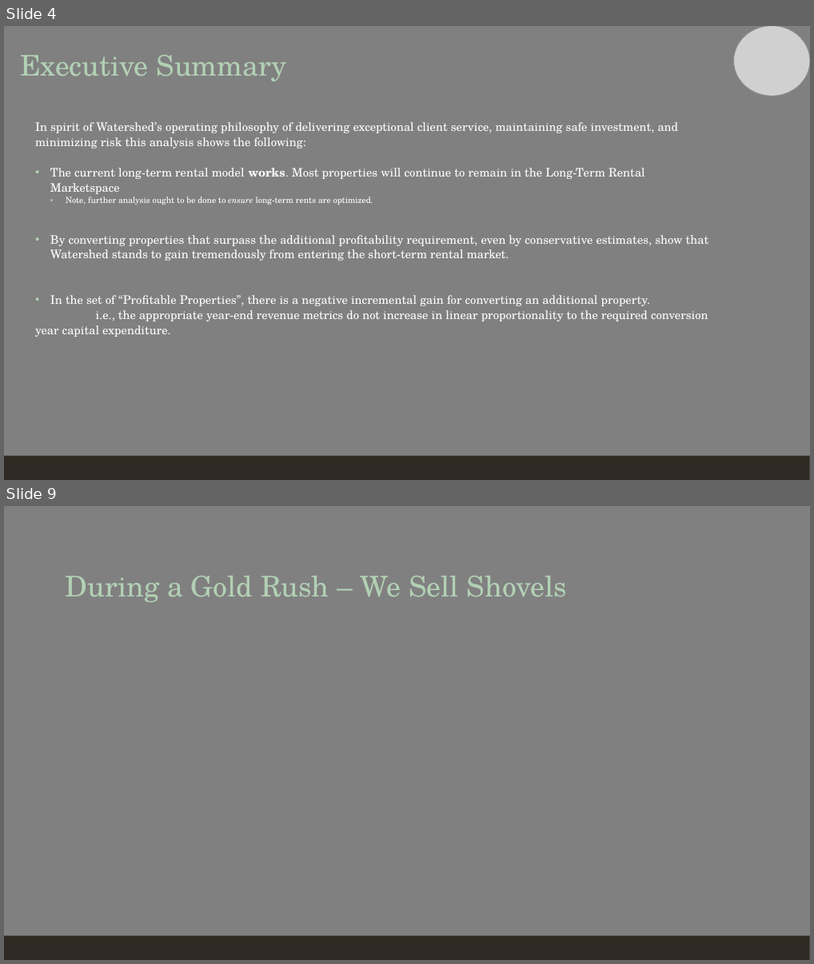
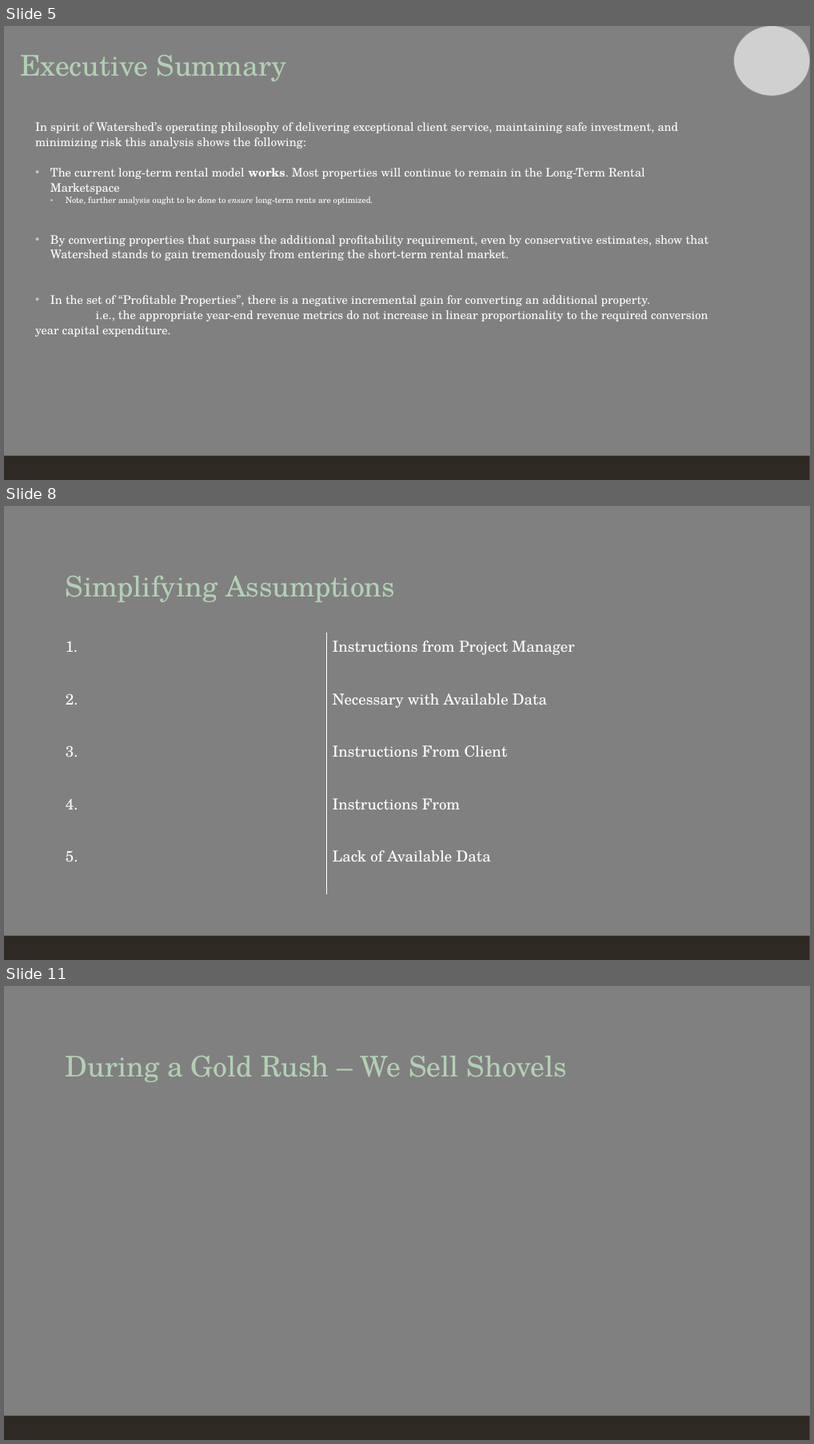
Before and after one commit to ShivaPrab/Capstone, a slide deck: Analysis and Reccomendation Presentation.pptx. Shown one above the other, each under a label of ours: slides 4 and 9 before the commit, slides 5, 8 and 11 after it; the slides between them are not shown. The pictures are 814x964 and 814x1444 pixels, drawn with LibreOffice and Linux fonts; fonts in the diff are those of the drawing; grey boxes stand for pictures. Boxes give left, top, right and bottom in pixels: in the first picture for what was removed or moved away, otherwise in the second. Text is boxed around its words. In the diff, an @@ line names an element or a change of style, - is before the commit and + after.

```diff
--- a/Analysis and Reccomendation Presentation.pptx
+++ b/Analysis and Reccomendation Presentation.pptx
@@ slide 8 added at <box>4,506,810,960</box>, background #808080; not listed: 1 template element that a slide beside it also shows @@
@@ title added at <box>66,576,395,602</box>, 34 pt, text #B2D0B4 @@
+Simplifying Assumptions
@@ table added at <box>60,632,598,894</box>, 5 rows, 2 columns @@
+1. | Instructions from Project Manager
+2. | Necessary with Available Data
+3. | Instructions From Client
+4. | Instructions From
+5. | Lack of Available Data
@@ what was slide 4 is now slide 5 @@
@@ what was slide 9 is now slide 11 @@
```
Also in this commit, not shown: 6 slides changed, 2 other slides added, 2 slides removed.
